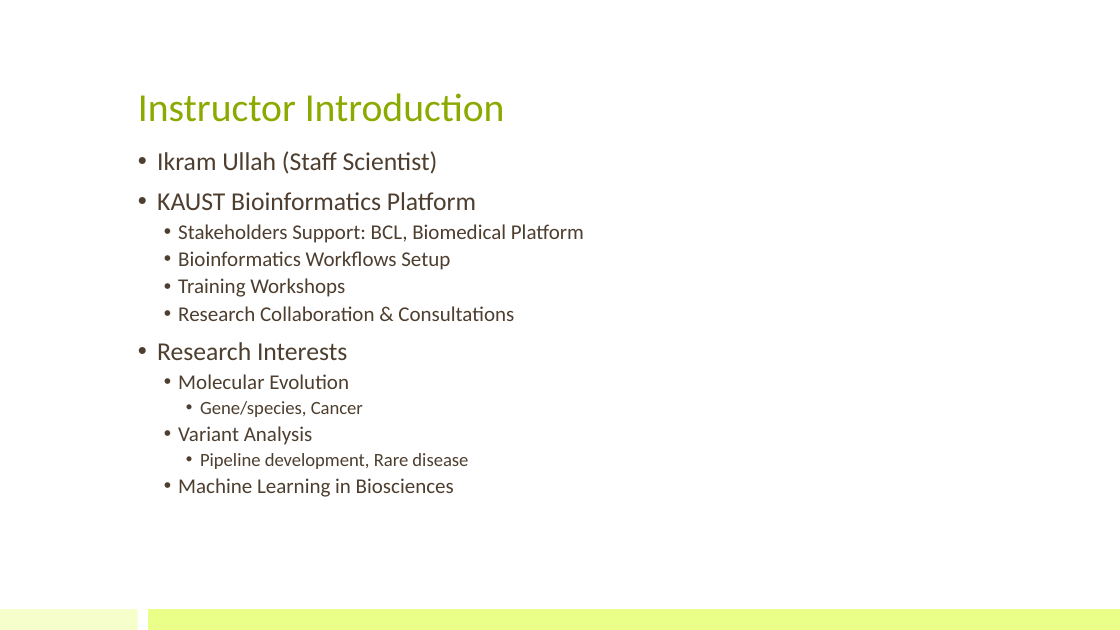
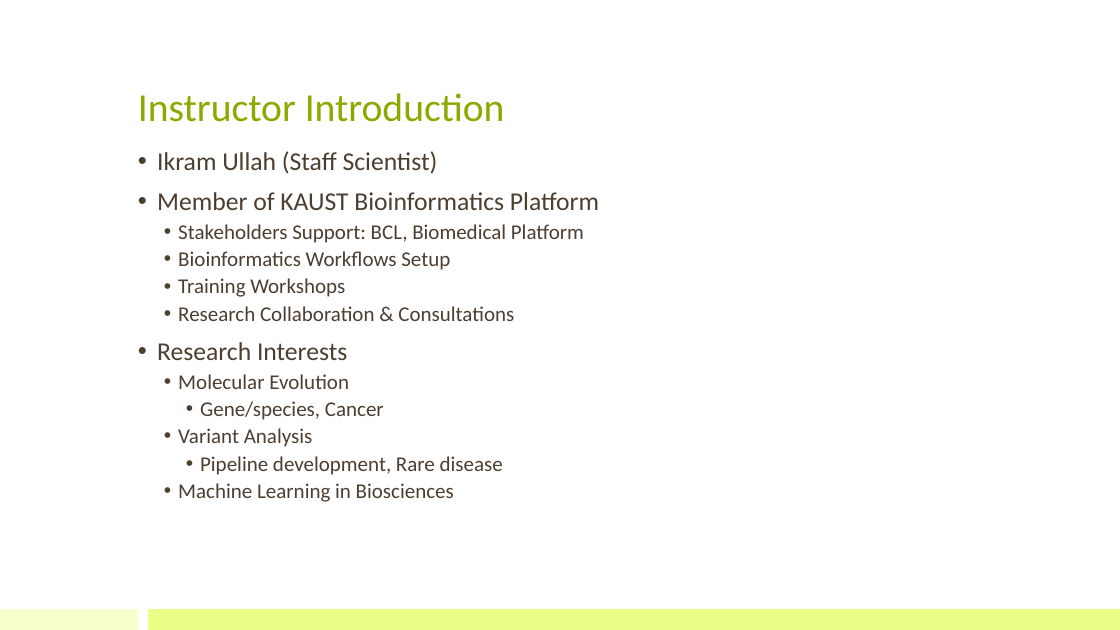
Before and after one commit to bioinfo-kaust/gfm-workshop, a slide deck: slide 2 of lecture_slides/00_workshop_introduction.pptx. Drawn at 1120x630 pixels with LibreOffice and Linux fonts; fonts in the diff are those of the drawing. Boxes give left, top, right and bottom in pixels: in the first picture for what was removed or moved away, otherwise in the second. Text is boxed around its words. In the diff, an @@ line names an element or a change of style, - is before the commit and + after.

Commit message:
Update workshop introduction and Day 1 lecture slides

```diff
--- a/lecture_slides/00_workshop_introduction.pptx
+++ b/lecture_slides/00_workshop_introduction.pptx
@@ text at bbox=[157, 192, 599, 210]: text changed @@
-• KAUST Bioinformatics Platform
+• Member of KAUST Bioinformatics Platform
@@ text at bbox=[200, 401, 503, 475]: size 16 to 18 pt in "Gene/species, Cancer", "Pipeline development, Rare disease" @@
```
Also in this commit, not shown: 3 other slides changed, 2 other files.
